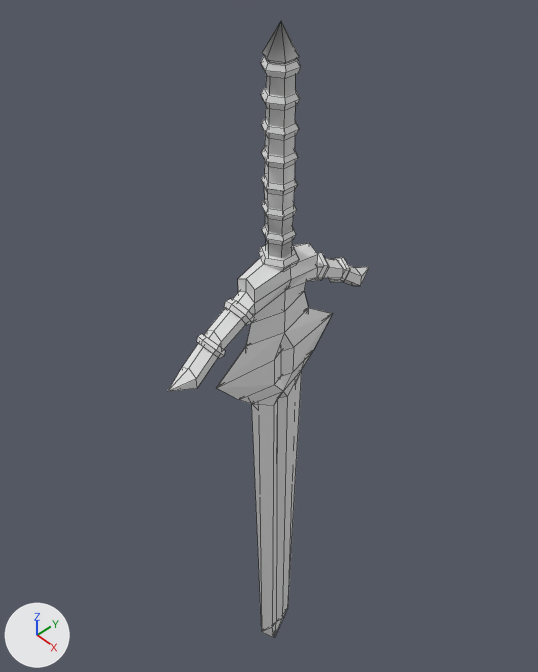
An edit to the Blender file Blender/Greatsword.blend, drawn before and after from the same camera.
The view is the same before and after, from a camera (50 mm lens) standing at (16.05, -15.59, 11.79) and looking at (-2.54, 1.91, -10.72). Arrows for +X, +Y and +Z are at lower left; the lights stay in place. Mesh edges are drawn as thin lines.
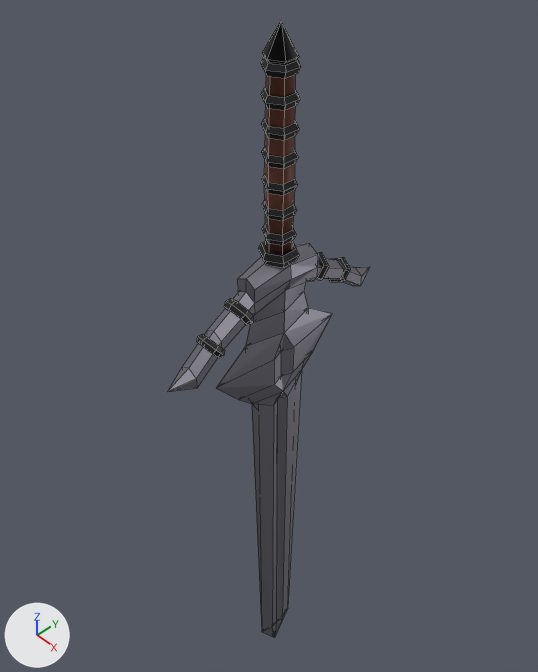
Pixel boxes [x1, y1, x2, y2] of what changed, in the pictures (538 x 672 px; the box of a moved part takes in the faces that stretch with it):
```json
{"part": 1, "of": "me_circle_002", "change": "moved or reshaped", "before": [197, 21, 350, 358], "after": [197, 21, 350, 404]}
{"part": 2, "of": "me_circle_002", "change": "recoloured", "before": [168, 267, 369, 638], "after": [168, 267, 369, 638], "on screen": "white to grey"}
{"part": 3, "of": "me_circle_002", "change": "recoloured", "before": [261, 22, 350, 280], "after": [261, 22, 350, 280], "on screen": "grey to black"}
{"part": 4, "of": "me_circle_002", "change": "recoloured", "before": [268, 77, 284, 184], "after": [268, 77, 284, 184], "on screen": "grey to brown"}
```

The change, as JSON lines over the scene's bpy script:
```json
{"op": "add", "block": "mat_material_006", "code": ["mat_material_006 = principled_material('Material.006')", "mat_material_006.base_color = (0.127, 0.0343, 0.0176)  # brown #643424"]}
{"op": "add", "block": "mat_material", "code": ["mat_material = principled_material('Material')", "mat_material.base_color = (0.293, 0.286, 0.336)  # grey #93929d", "mat_material.metallic = 1.0"]}
{"op": "add", "block": "mat_material_002", "code": ["mat_material_002 = principled_material('Material.002')", "mat_material_002.base_color = (0.0, 0.0, 0.0)  # black #000000"]}
{"block": "me_circle_002", "where": "me_circle_002.from_pydata(...)  # 398 vertices, 386 faces, 8 loose edges; spans x 0.0, y -4.0..4.0, z -468.0..14.0"}
{"block": "me_circle_002", "where": "# used by ob_circle_002; location = (0.0, 0.0, 3.2); scale = (1.4, 1.4, 0.0771)"}
{"block": "me_circle_002", "change": "me_circle_002 part 1: 57 vertices moved within x 0.0, y -3.0..2.0, z -172.0..1.0; 14 vertices removed from x 0.0, y -1.0..1.0, z -97.0..-91.0; 14 vertices added at x 0.0, y -1.0..1.0, z -95.0..-88.0"}
{"block": "me_circle_002", "change": "me_circle_002 part 2: 40 faces spanning x 0.0, y -4.0..4.0, z -468.0..-92.0 switch from no material to mat_material (grey #93929d)"}
{"block": "me_circle_002", "change": "me_circle_002 part 3: 47 faces spanning x 0.0, y -2.0..3.0, z -131.0..14.0 switch from no material to mat_material_002 (black #000000)"}
{"block": "me_circle_002", "change": "me_circle_002 part 4: 1 face spanning x 0.0, y 0.0, z -55.0..0.0 switches from no material to mat_material_006 (brown #643424)"}
{"op": "add", "block": "me_circle_002", "code": "me_circle_002.materials.append(mat_material_006)  # brown #643424"}
```
